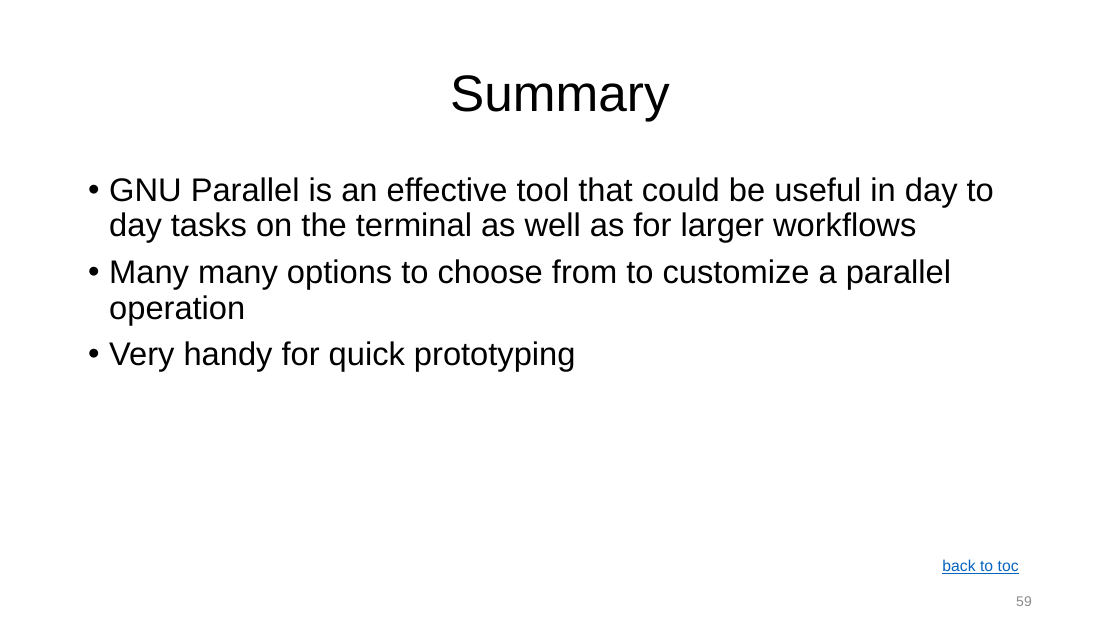
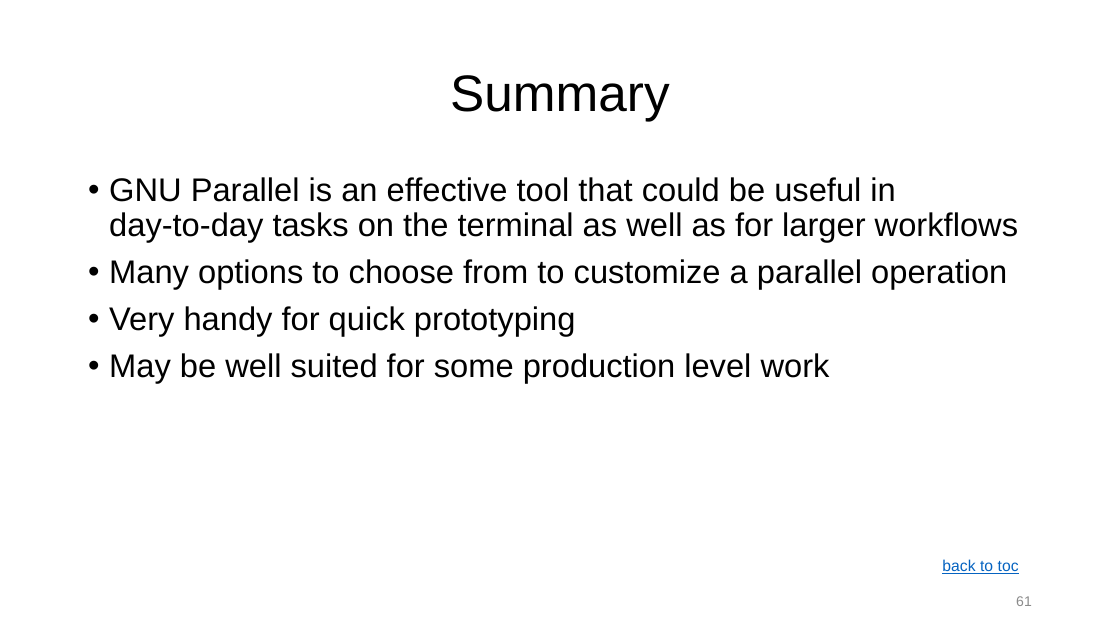
Before and after one commit to ketancmaheshwari/escience23tut, a slide deck: slide 61 of gnu-parallel-tutorial.pptx (slide 59 before the commit). Drawn at 1120x630 pixels with LibreOffice and Linux fonts; fonts in the diff are those of the drawing. Boxes give left, top, right and bottom in pixels: in the first picture for what was removed or moved away, otherwise in the second. Text is boxed around its words. In the diff, an @@ line names an element or a change of style, - is before the commit and + after.

```diff
--- a/gnu-parallel-tutorial.pptx
+++ b/gnu-parallel-tutorial.pptx
@@ text at (x1=109, y1=177, x2=1018, y2=289): text changed @@
-• GNU Parallel is an effective tool that could be useful in day to day tasks on the terminal as well as for larger workflows
-• Many many options to choose from to customize a parallel operation
+• GNU Parallel is an effective tool that could be useful in
+  day-to-day tasks on the terminal as well as for larger workflows
+• Many options to choose from to customize a parallel operation
@@ text at (x1=109, y1=353, x2=830, y2=383): paragraph added @@
+• May be well suited for some production level work
@@ page number at (x1=1016, y1=596, x2=1032, y2=606): text changed @@
-59
+61
```
Also in this commit, not shown: 10 other slides changed, 2 slides added, 1 other file.
